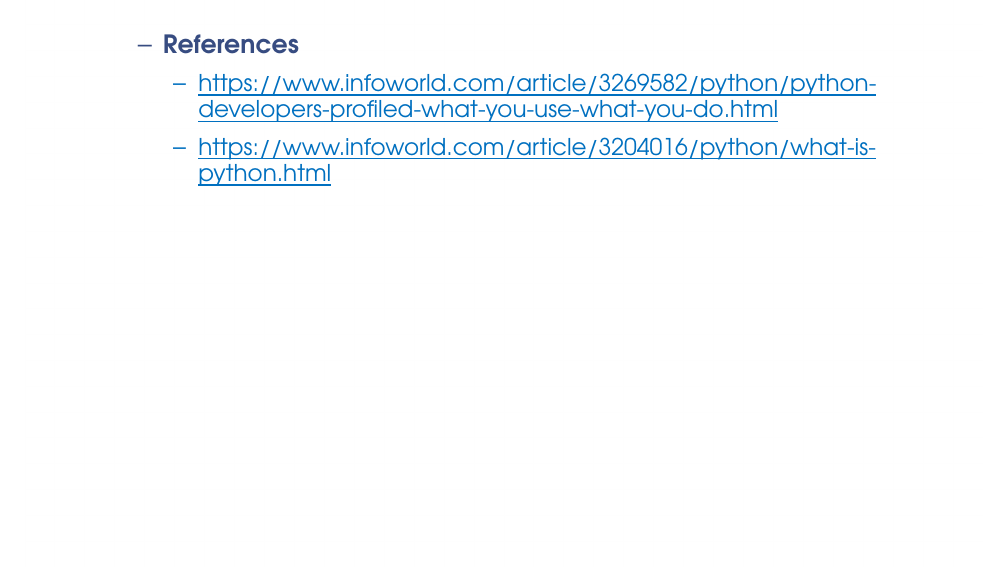
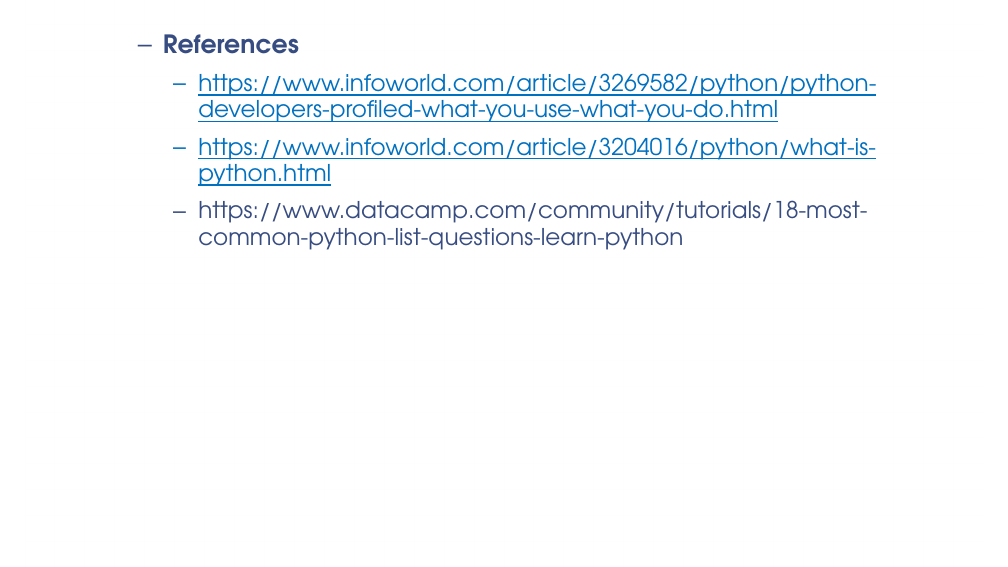
Before and after one commit to vaishnavi-consultants/Computer-Science, a slide deck: slide 17 of Python/Session1/PPT/Python_Fundamentals(Introduction_to_Python).pptx (slide 14 before the commit). Drawn at 1008x567 pixels with LibreOffice and Linux fonts; fonts in the diff are those of the drawing; background and template pictures are left out. Boxes give left, top, right and bottom in pixels: in the first picture for what was removed or moved away, otherwise in the second. Text is boxed around its words. In the diff, an @@ line names an element or a change of style, - is before the commit and + after.

```diff
--- a/Python/Session1/PPT/Python_Fundamentals(Introduction_to_Python).pptx
+++ b/Python/Session1/PPT/Python_Fundamentals(Introduction_to_Python).pptx
@@ text at [198,200,867,250]: paragraph added @@
+    – https://www.datacamp.com/community/tutorials/18-most-common-python-list-questions-learn-python
```
Also in this commit, not shown: 3 slides added.
